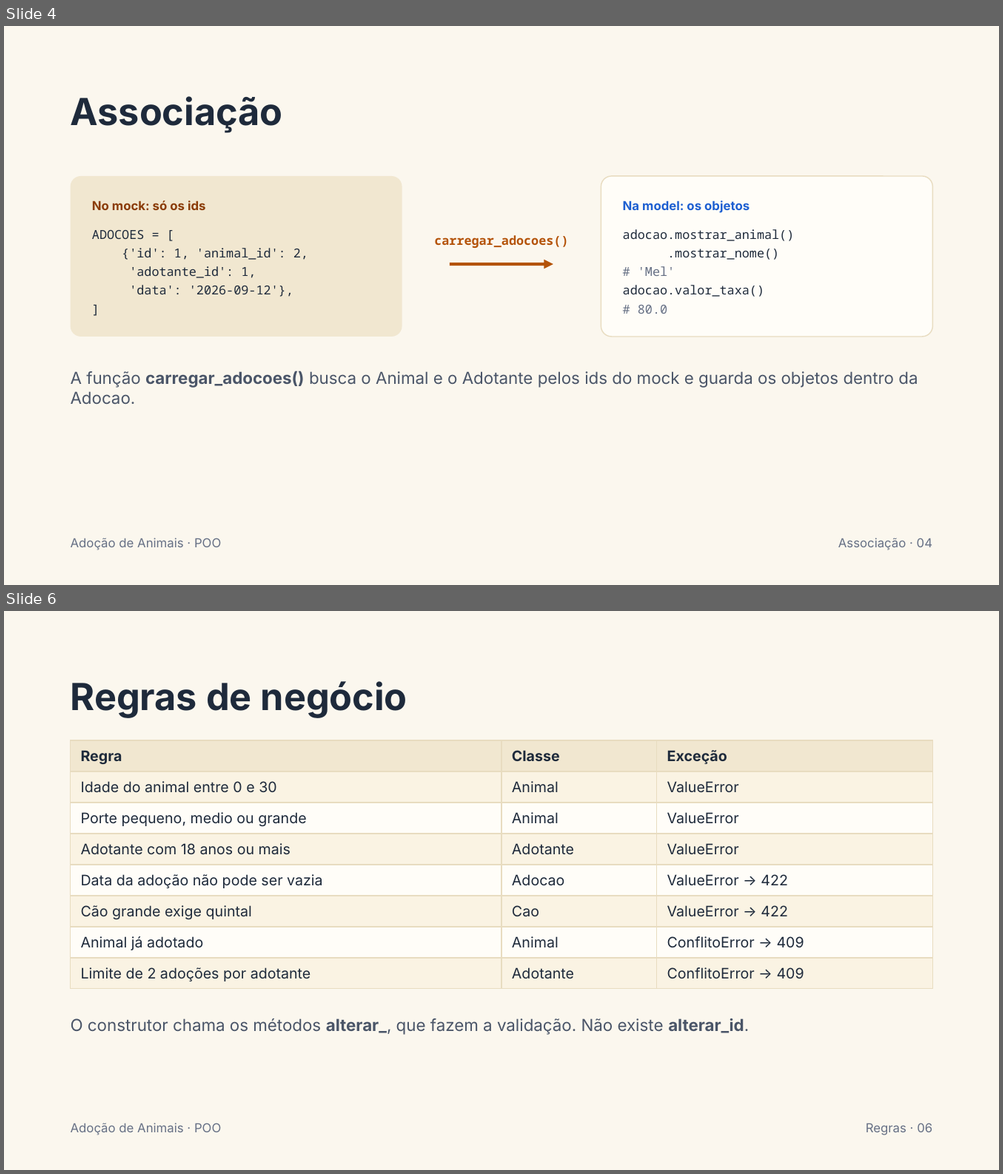
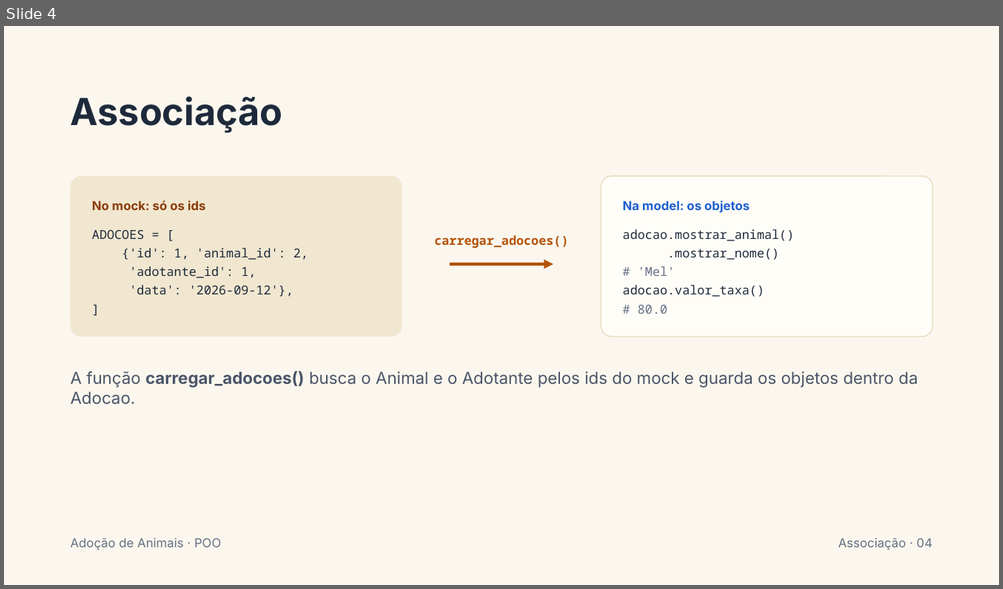
Before and after one commit to qqiew/adocao-animais-kioferta, a slide deck: apresentacao-adocao.pptx. Shown one above the other, each under a label of ours: slides 4 and 6 before the commit, slide 4 after it; the slides between them are not shown. The pictures are 1003x1174 and 1003x589 pixels, drawn with LibreOffice and Linux fonts; fonts in the diff are those of the drawing. Boxes give left, top, right and bottom in pixels: in the first picture for what was removed or moved away, otherwise in the second. Text is boxed around its words. In the diff, an @@ line names an element or a change of style, - is before the commit and + after.

```diff
--- a/apresentacao-adocao.pptx
+++ b/apresentacao-adocao.pptx
@@ slide 6 removed at (x1=4, y1=611, x2=999, y2=1170), background #FBF7EE; not listed: 1 template element that a slide beside it also shows @@
@@ title removed at (x1=71, y1=681, x2=407, y2=718) @@
-Regras de negócio
@@ table removed at (x1=71, y1=741, x2=933, y2=985), 8 rows, 3 columns @@
-Regra | Classe | Exceção
-Idade do animal entre 0 e 30 | Animal | ValueError
-Porte pequeno, medio ou grande | Animal | ValueError
-Adotante com 18 anos ou mais | Adotante | ValueError
-Data da adoção não pode ser vazia | Adocao | ValueError → 422
-Cão grande exige quintal | Cao | ValueError → 422
-Animal já adotado | Animal | ConflitoError → 409
-Limite de 2 adoções por adotante | Adotante | ConflitoError → 409
@@ text removed at (x1=71, y1=1019, x2=748, y2=1035) @@
-O construtor chama os métodos alterar_, que fazem a validação. Não existe alterar_id.
@@ text removed at (x1=865, y1=1123, x2=932, y2=1136) @@
-Regras · 06
```
Also in this commit, not shown: 5 slides changed, 1 other slide removed.
